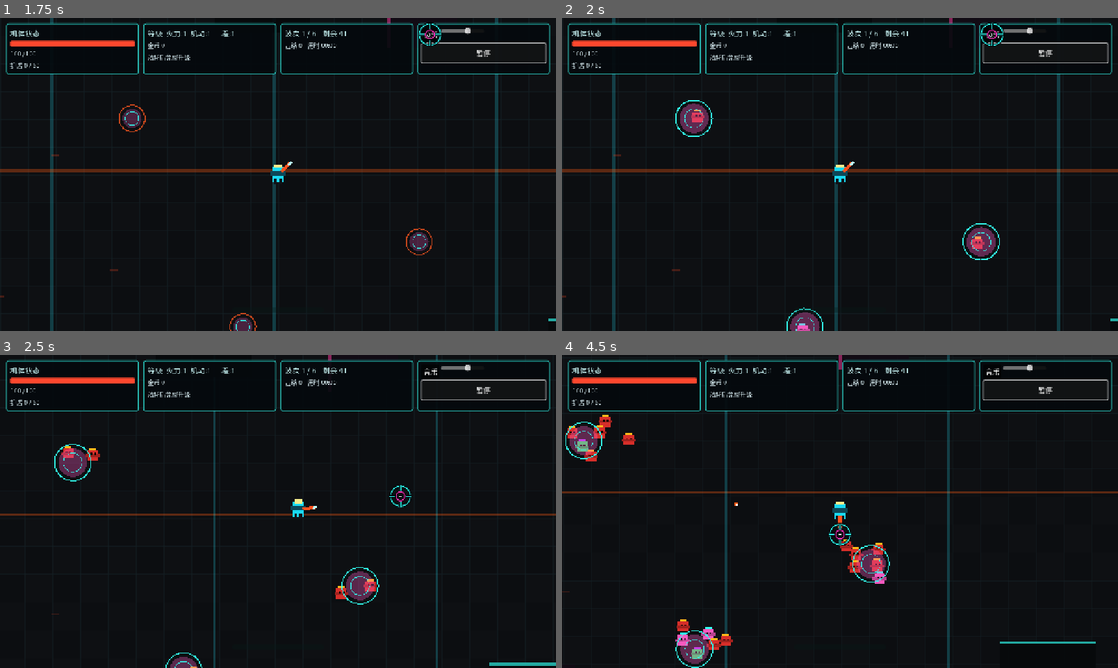
Above: before the commit, frames 1-4 (two rows, left to right).
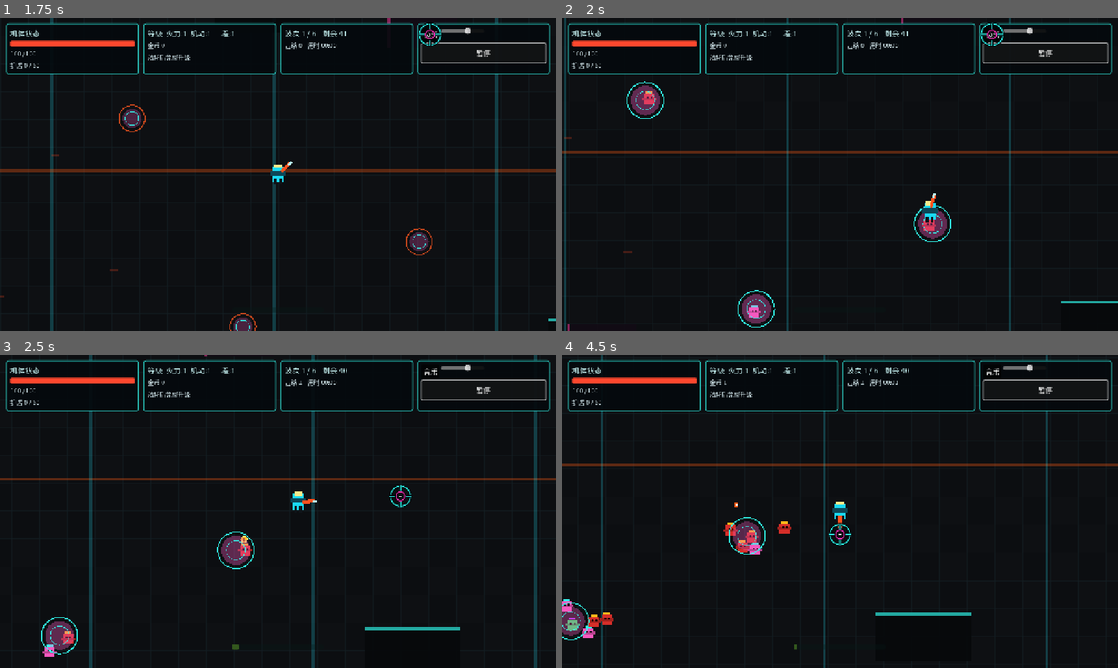
Above: after the commit, the same moments.

Repository: xiejiamincyq/2d-game
Game: Godot game, scene res://scenes/Main.tscn
Two runs of this game, one before a commit and one after it. Both use one fixed random seed, a clock stepped at 60 frames per second and the inputs below.
Inputs (mouse positions are in pixels of both pictures, inside the frame that each line leads up to):
- Up to frame 1 (1.75 s): click "开始清剿" at 0.5 s; click "音乐" at 1.25 s
- Up to frame 2 (2 s): no input
- Up to frame 3 (2.5 s): tap Enter at 2 s; move the mouse to (400, 495) at 2.02 s; hold D (move_right) from 2.03 s (still down); hold Right mouse button (dash_melee) from 2.03 s (still down); tap Space at 2.27 s
- Up to frame 4 (4.5 s): move the mouse to (728, 527) at 2.77 s; release D (move_right) at 2.78 s; release Right mouse button (dash_melee) at 2.78 s; hold S (move_down) 2.78-3.5 s; click (728, 527) at 2.85 s; tap Space at 3.02 s; click "继续" at 3.5 s; click "继续清剿" at 4.25 s

Frame 1 is identical in both runs. In frame 2, 7.3% of the frame differs, in the area x 0-100%, y 0-100%; in frame 3, 6.2%; in frame 4, 7.0%.

Commit message:
fix: restore player collision interactions

Diff:
--- a/scripts/actors/Player.gd
+++ b/scripts/actors/Player.gd
@@ -37,8 +37,6 @@
 const BASE_BODY_RADIUS: float = 13.0
 const BODY_RADIUS: float = BASE_BODY_RADIUS * PLAYER_SIZE_SCALE
 const PROJECTILE_SPAWN_OFFSET: float = 25.0 * PLAYER_SIZE_SCALE
-const PLAYER_COLLISION_LAYER: int = 2
-const PLAYER_COLLISION_MASK: int = 0
 const MAX_WEAPON_LINES: int = 8
 const MAX_FIRE_RATE_MULTIPLIER: float = 4.0
 const FAMILY_DAMAGE_PER_LEVEL: float = 1.05
@@ -107,11 +105,6 @@
 
 func _ready() -> void:
 	add_to_group("player")
-	# Enemy contact damage is resolved explicitly by attack distance. Keeping the
-	# player out of body collision prevents CharacterBody recovery from shoving
-	# an idle player when a newly spawned or charging enemy overlaps them.
-	collision_layer = PLAYER_COLLISION_LAYER
-	collision_mask = PLAYER_COLLISION_MASK
 	var shape := CollisionShape2D.new()
 	shape.name = "PlayerCollision"
 	var circle := CircleShape2D.new()
--- a/scripts/tests/MovementTest.gd
+++ b/scripts/tests/MovementTest.gd
@@ -3,6 +3,7 @@
 const MainScript = preload("res://scripts/Main.gd")
 const PlayerScript = preload("res://scripts/actors/Player.gd")
 const EnemyScript = preload("res://scripts/actors/Enemy.gd")
+const OverseerBossScript = preload("res://scripts/actors/OverseerBoss.gd")
 const TestSupport = preload("res://scripts/tests/TestSupport.gd")
 
 var assertions := 0
@@ -65,36 +66,6 @@
 		player.queue_free()
 		await process_frame
 
-	var overlap_player: Node = PlayerScript.new()
-	overlap_player.world_bounds = Rect2(-1000.0, -1000.0, 2000.0, 2000.0)
-	root.add_child(overlap_player)
-	await process_frame
-	overlap_player.set_physics_process(false)
-	var overlapping_enemy: Node = EnemyScript.new()
-	overlapping_enemy.setup(EnemyScript.EnemyKind.SCRAPPER, 1, root, overlap_player)
-	root.add_child(overlapping_enemy)
-	overlapping_enemy.set_physics_process(false)
-	overlapping_enemy.global_position = Vector2(10.0, 0.0)
-	await physics_frame
-	var overlap_spawn_position: Vector2 = overlap_player.global_position
-	overlap_player._update_movement(Vector2.ZERO)
-	if not _assert_true(
-		overlap_player.global_position == overlap_spawn_position,
-		"zero-input collision recovery displaced the player from its spawn position"
-	):
-		return
-	var health_before_contact: float = overlap_player.health.current_health
-	overlapping_enemy._update_melee_attack(0.0, overlap_player, 10.0)
-	overlapping_enemy._update_melee_attack(overlapping_enemy.attack_windup, overlap_player, 10.0)
-	if not _assert_true(
-		overlap_player.health.current_health < health_before_contact,
-		"collision isolation disabled explicit enemy contact damage"
-	):
-		return
-	overlapping_enemy.queue_free()
-	overlap_player.queue_free()
-	await process_frame
-
 	var scene: Node = MainScript.new()
 	root.add_child(scene)
 	await process_frame
@@ -114,6 +85,51 @@
 	Input.action_release("move_right")
 	if not _assert_true(scene.player.global_position.x > 0.0, "spawn input guard did not release after a neutral movement frame"):
 		return
+	scene.wave_director.active = false
+	scene.player.global_position = Vector2.ZERO
+	scene.player.velocity = Vector2.ZERO
+	var blocking_enemy: Node = EnemyScript.new()
+	blocking_enemy.setup(EnemyScript.EnemyKind.SCRAPPER, 1, scene.projectiles, scene.player)
+	scene.enemies.add_child(blocking_enemy)
+	blocking_enemy.set_physics_process(false)
+	blocking_enemy.global_position = Vector2(50.0, 0.0)
+	await physics_frame
+	if not _assert_true(
+		scene.player.test_move(scene.player.global_transform, Vector2.RIGHT * 100.0),
+		"physics space did not register the enemy body in the player's movement path"
+	):
+		return
+	var enemy_collision: KinematicCollision2D = scene.player.move_and_collide(
+		Vector2.RIGHT * 100.0,
+		true
+	)
+	if not _assert_true(
+		enemy_collision != null and enemy_collision.get_collider() == blocking_enemy,
+		"player movement path was not physically blocked by the enemy body"
+	):
+		return
+	blocking_enemy.queue_free()
+	await process_frame
+	scene.player.global_position = Vector2.ZERO
+	scene.player.velocity = Vector2.ZERO
+	var blocking_boss: Node = OverseerBossScript.new()
+	blocking_boss.setup(6, scene.projectiles, scene.player)
+	scene.enemies.add_child(blocking_boss)
+	blocking_boss.scale = Vector2.ONE
+	blocking_boss.global_position = Vector2(90.0, 0.0)
+	blocking_boss.set_physics_process(false)
+	await physics_frame
+	var boss_collision: KinematicCollision2D = scene.player.move_and_collide(
+		Vector2.RIGHT * 120.0,
+		true
+	)
+	if not _assert_true(
+		boss_collision != null and boss_collision.get_collider() == blocking_boss,
+		"player movement path was not physically blocked by the Boss body"
+	):
+		return
+	blocking_boss.queue_free()
+	await process_frame
 	var camera: Camera2D = scene.player.get_node("PlayerCamera")
 	scene._transition_to(scene.RunState.PAUSED)
 	scene.player.global_position = Vector2(420.0, -180.0)
@@ -137,7 +153,6 @@
 		"camera profiles lost the stable 8.0 baseline or selected a jitter-prone profile"
 	):
 		return
-
 	TestSupport.stop_audio(scene.audio)
 	await create_timer(0.25).timeout
 	scene.queue_free()
--- a/scripts/tests/ProjectilePickupTest.gd
+++ b/scripts/tests/ProjectilePickupTest.gd
@@ -33,6 +33,38 @@
 	await process_frame
 	scene.ui.wave_banner.finish_message()
 	scene.wave_director.active = false
+
+	var physical_shield_collections := [0]
+	var physical_shield: Area2D = ShieldPickupScript.new()
+	physical_shield.global_position = scene.player.global_position
+	physical_shield.collected.connect(func(amount: float) -> void:
+		physical_shield_collections[0] += 1
+		scene.player.add_shield(amount)
+	)
+	scene.pickups.add_child(physical_shield)
+	await physics_frame
+	await physics_frame
+	if not _assert_true(
+		physical_shield_collections[0] == 1 and scene.player.shield > 0.0,
+		"player collision body did not physically collect a shield pickup"
+	):
+		return
+
+	scene.player.shield = 0.0
+	scene.player.health.invulnerable_time = 0.0
+	var health_before_physical_projectile: float = scene.player.health.current_health
+	var physical_hostile_projectile: Area2D = ProjectileScript.new()
+	physical_hostile_projectile.damage = 3.0
+	physical_hostile_projectile.target_group = &"player"
+	physical_hostile_projectile.global_position = scene.player.global_position
+	scene.projectiles.add_child(physical_hostile_projectile)
+	await physics_frame
+	await physics_frame
+	if not _assert_true(
+		scene.player.health.current_health < health_before_physical_projectile,
+		"hostile projectile did not physically collide with the player"
+	):
+		return
 
 	var acceleration_coin: Area2D = CoinPickupScript.new()
 	acceleration_coin.global_position = scene.player.global_position + Vector2(640.0, 0.0)
Not shown, changed: tasks/plan.md
Not shown, changed: tasks/todo.md
